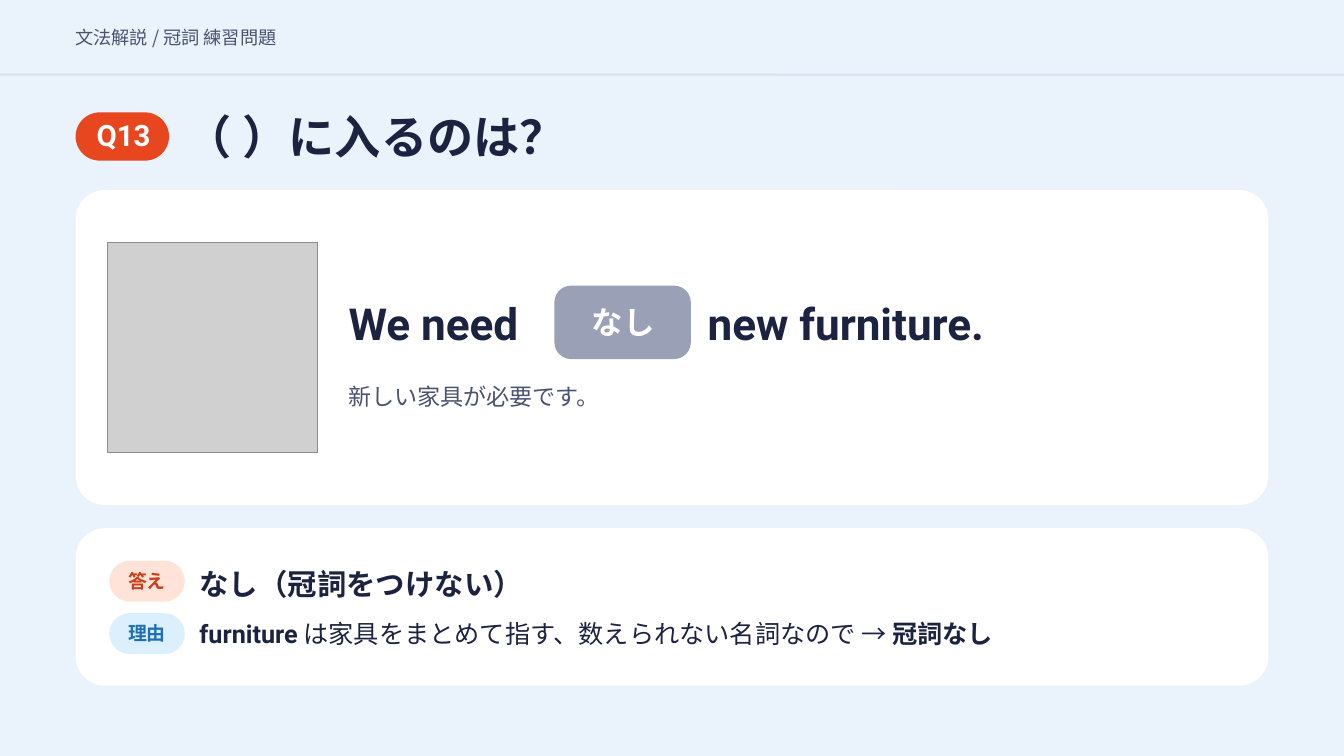
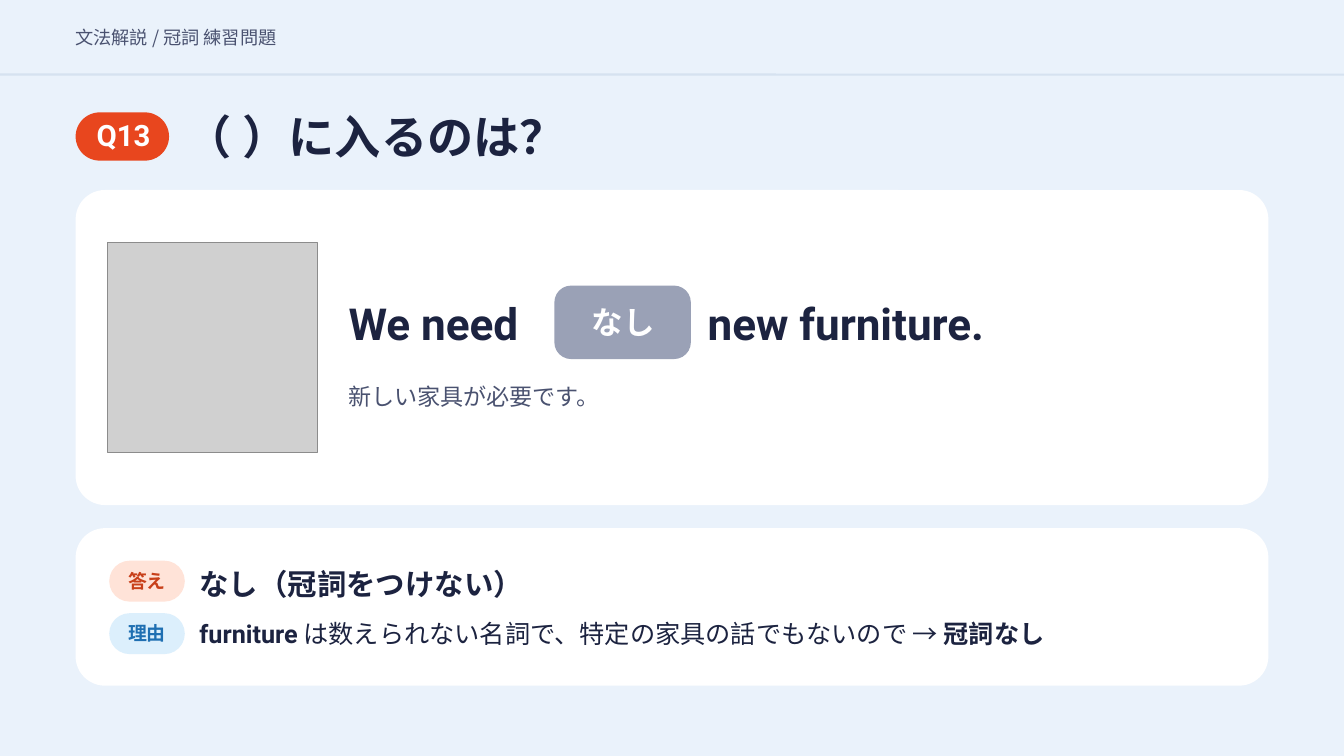
Before and after one commit to hinakajisaki-dev/hina-english, a slide deck: slide 32 of matome/articles-4/articles-4-slides.pptx. Drawn at 1344x756 pixels with LibreOffice and Linux fonts; fonts in the diff are those of the drawing; grey boxes stand for pictures. Boxes give left, top, right and bottom in pixels: in the first picture for what was removed or moved away, otherwise in the second. Text is boxed around its words. In the diff, an @@ line names an element or a change of style, - is before the commit and + after.

```diff
--- a/matome/articles-4/articles-4-slides.pptx
+++ b/matome/articles-4/articles-4-slides.pptx
@@ text at box(199, 621, 1045, 646): text changed @@
-furniture は家具をまとめて指す、数えられない名詞なので → 冠詞なし
+furniture は数えられない名詞で、特定の家具の話でもないので → 冠詞なし
```
Also in this commit, not shown: 2 other slides changed, 24 other files.
